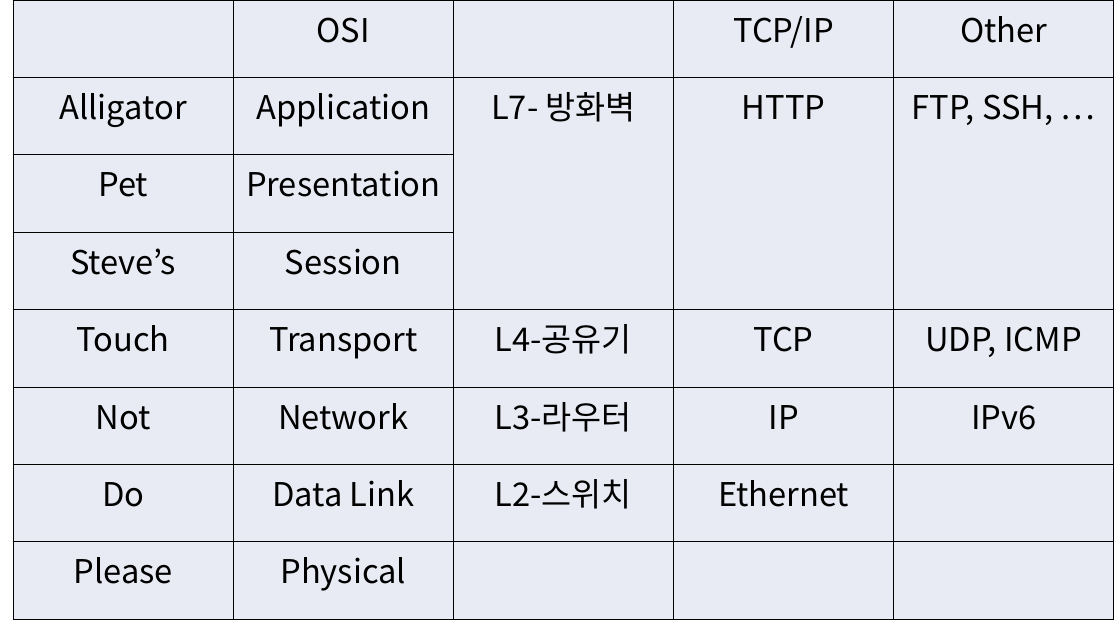
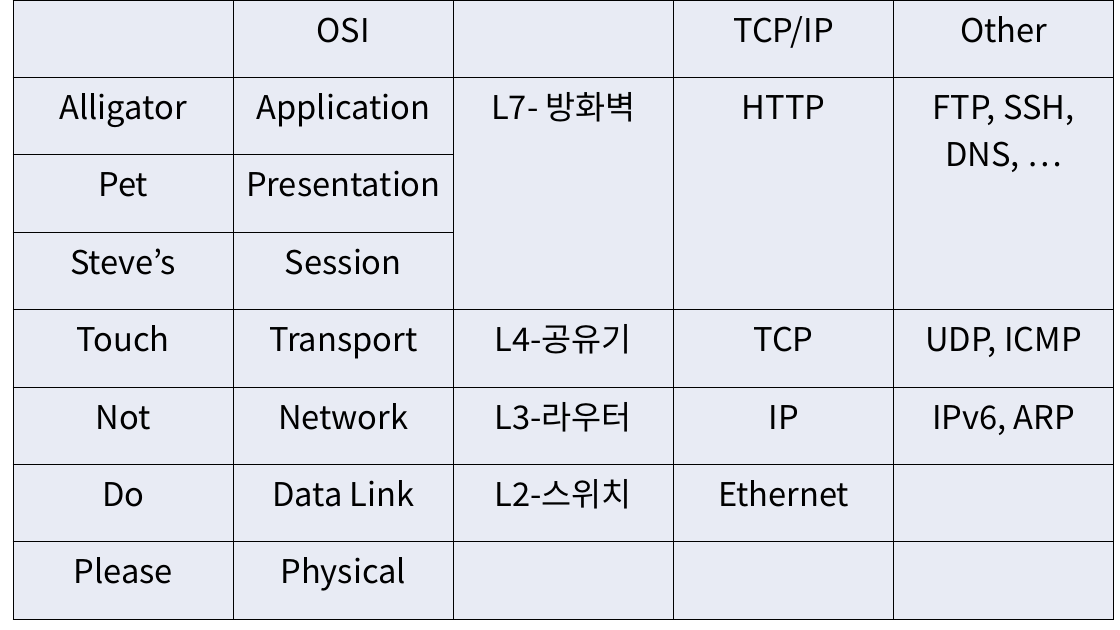
Before and after one commit to nukunga/OsiAndTcp, a slide deck: slide 1 of OSI_TCP.pptx. Drawn at 1120x630 pixels with LibreOffice and Linux fonts; fonts in the diff are those of the drawing. Boxes give left, top, right and bottom in pixels: in the first picture for what was removed or moved away, otherwise in the second. Text is boxed around its words. In the diff, an @@ line names an element or a change of style, - is before the commit and + after.

```diff
--- a/OSI_TCP.pptx
+++ b/OSI_TCP.pptx
@@ table at <box>13,0,1114,620</box> @@
-row 2, column 5: FTP, SSH, …
+row 2, column 5: FTP, SSH, DNS, …
-row 6, column 5: IPv6
+row 6, column 5: IPv6, ARP
```
Also in this commit, not shown: 1 other file.
